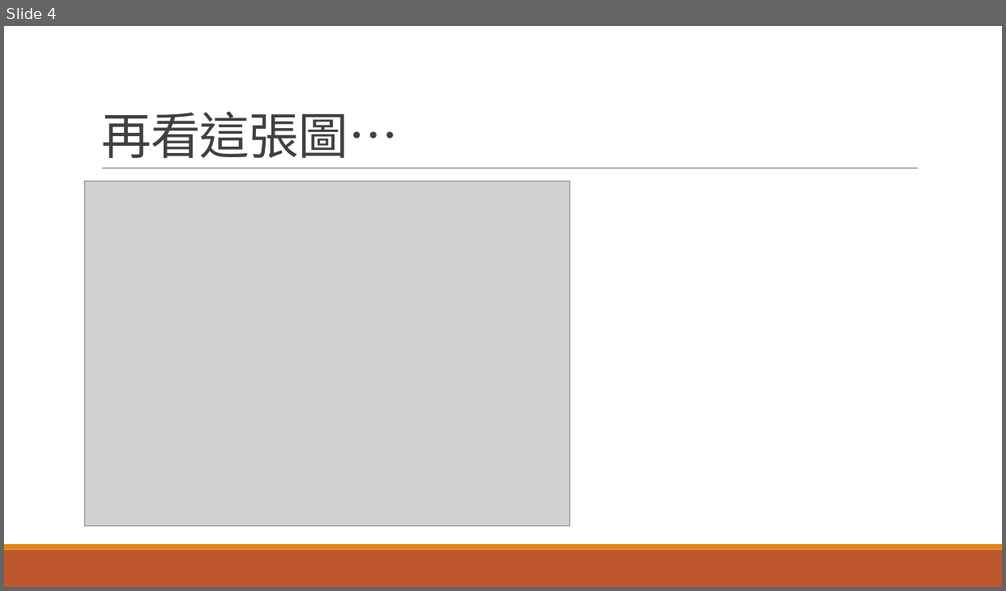
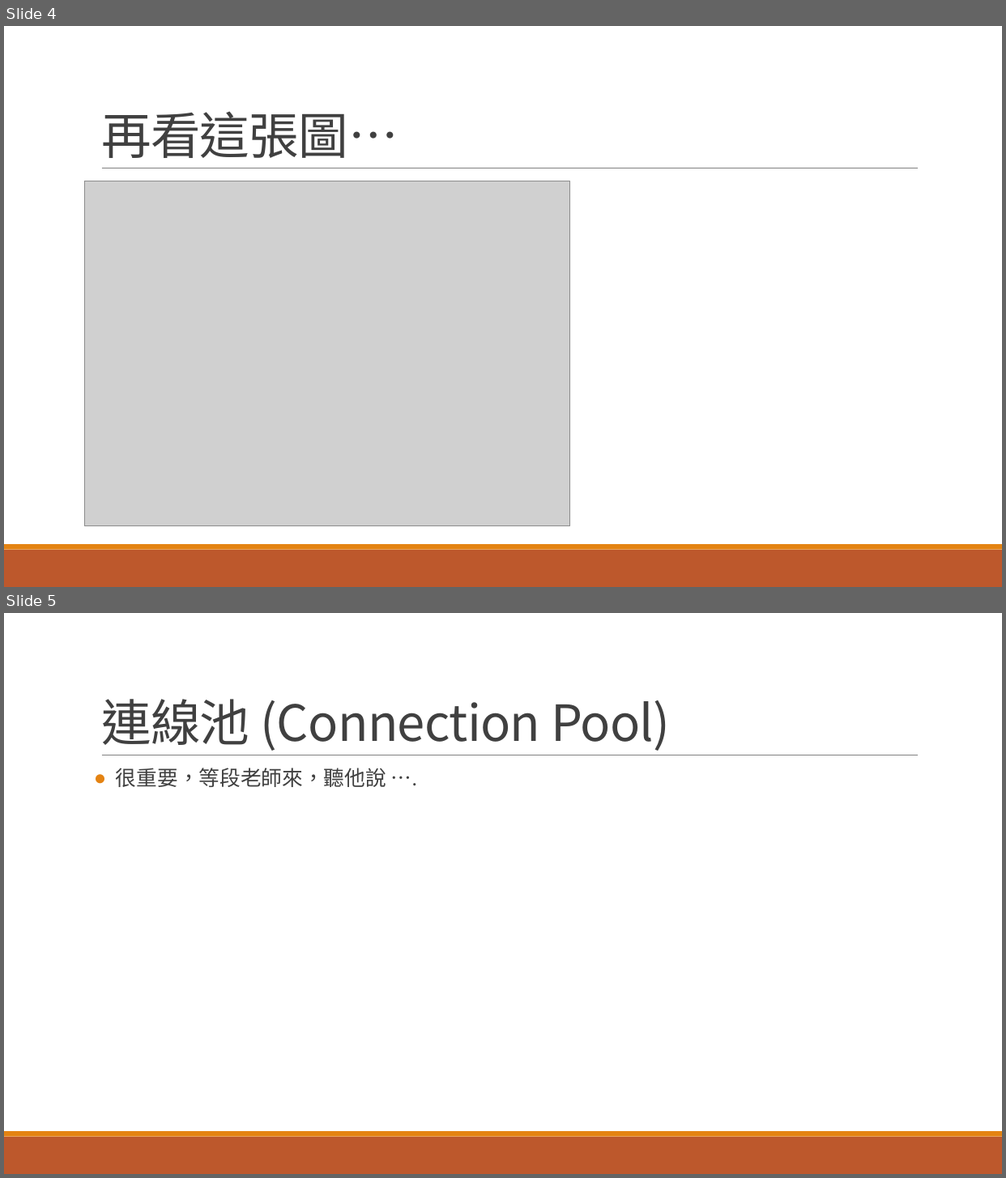
Before and after one commit to aweit-zhu/aweit-share, a slide deck: Java 相關/JDBC補充.pptx. Shown one above the other, each under a label of ours: slide 4 before the commit, slides 4 and 5 after it. The pictures are 1006x591 and 1006x1178 pixels, drawn with LibreOffice and Linux fonts; fonts in the diff are those of the drawing; grey boxes stand for pictures. Boxes give left, top, right and bottom in pixels: in the first picture for what was removed or moved away, otherwise in the second. Text is boxed around its words. In the diff, an @@ line names an element or a change of style, - is before the commit and + after.

```diff
--- a/Java 相關/JDBC補充.pptx
+++ b/Java 相關/JDBC補充.pptx
@@ slide 5 added at [4,613,1002,1174], background #FFFFFF; not listed: 3 template elements that a slide beside it also shows @@
@@ title added at [101,699,671,751], 48 pt, text #404040 @@
+連線池 (Connection Pool)
@@ text added at [116,768,386,787], 20 pt, text #404040 @@
+● 很重要，等段老師來，聽他說 ….
```
Also in this commit, not shown: 1 other file.
